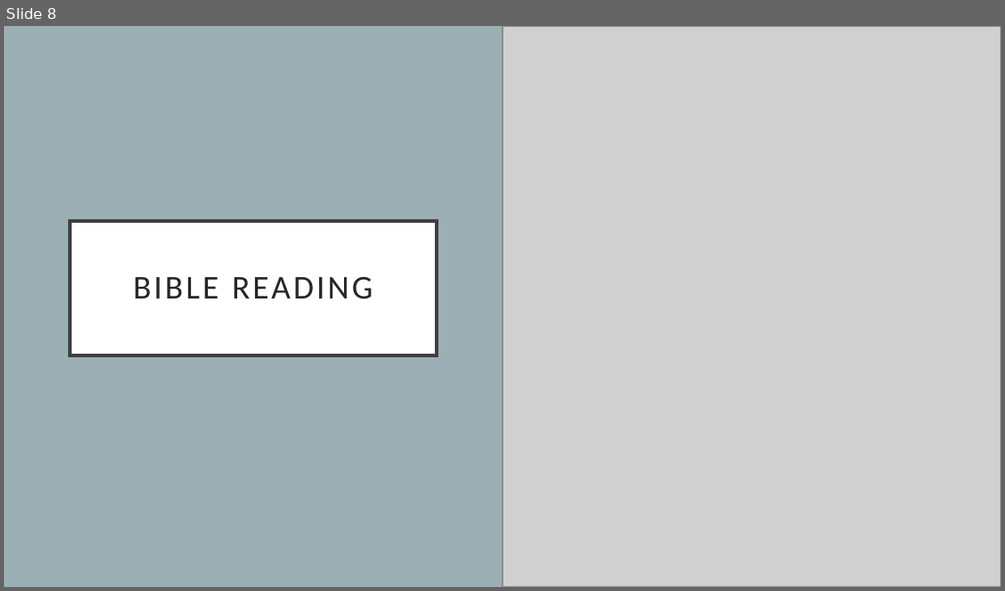
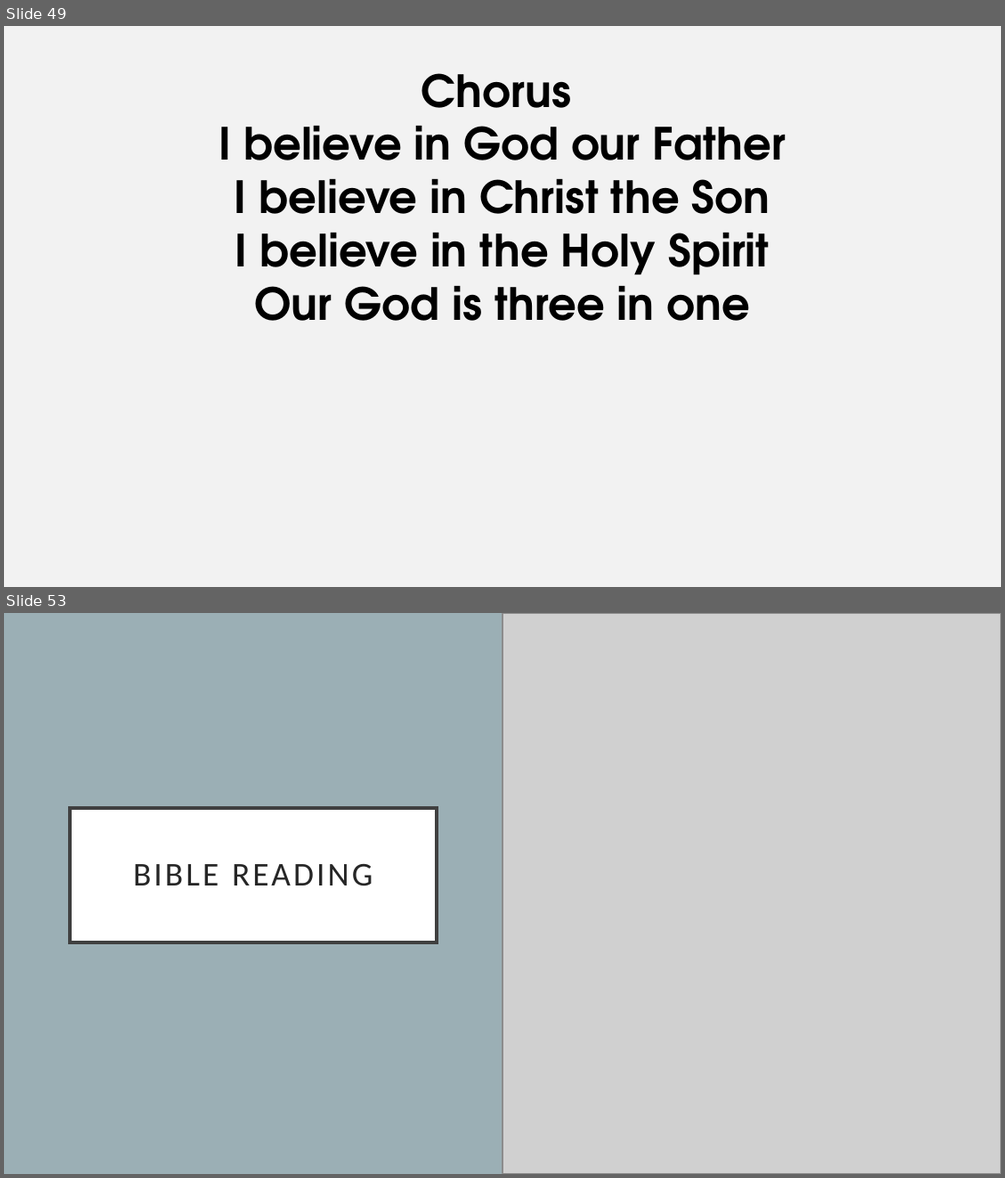
Before and after one commit to pangwuu/Weekly-powerpoint-maker, a slide deck: Slides/19_11_23.pptx. Shown one above the other, each under a label of ours: slide 8 before the commit, slides 49 and 53 after it; the slides between them are not shown. The pictures are 1005x591 and 1005x1178 pixels, drawn with LibreOffice and Linux fonts; fonts in the diff are those of the drawing; grey boxes stand for pictures. Boxes give left, top, right and bottom in pixels: in the first picture for what was removed or moved away, otherwise in the second. Text is boxed around its words. In the diff, an @@ line names an element or a change of style, - is before the commit and + after.

```diff
--- a/Slides/19_11_23.pptx
+++ b/Slides/19_11_23.pptx
@@ slide 49 added at (4, 26, 1001, 587), background #F2F2F2 @@
@@ subtitle added at (218, 73, 785, 321), 32 pt, text #000000, bold @@
+Chorus
+I believe in God our Father
+I believe in Christ the Son
+I believe in the Holy Spirit
+Our God is three in one
@@ what was slide 8 is now slide 53 @@
```
Also in this commit, not shown: 49 other slides added, 4 slides removed, 12 other files.
